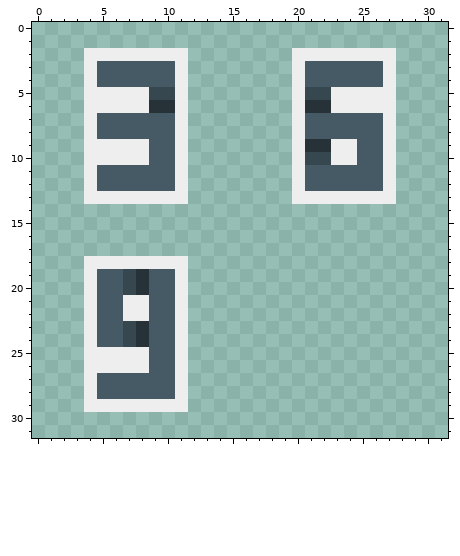
File history of a pixel-art sprite, res/levels/lvl3/npcs.png. This is how it looked before the edit.
The file is 32x32 pixels. Pixels under 10% opacity are left out.
After the commit:
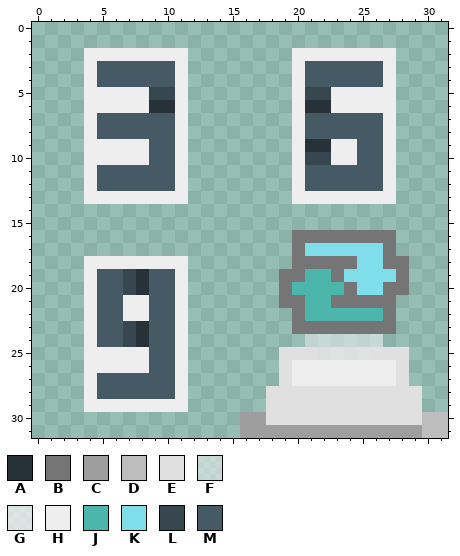
Palette (. is transparent): A #263238  B #757575  C #9e9e9e  D #bdbdbd  E #e0e0e0  F #eeeeee8f  G #eeeeeec9  H #eeeeee  J #4db6ac  K #80deea  L #37474f  M #455a64
Commit message: new npc type: world affect (rollback)
Diff:
y 16: x 20..27 ........ -> BBBBBBBB
y 17: x 20..27 ........ -> BKKKKKKB
y 18: x 20..28 ......... -> BBBBBKKBB
y 19: x 19..28 .......... -> BBJJBKKKKB
y 20: x 19..28 .......... -> BJJJJBKKBB
y 21: x 19..27 ......... -> BBJJBBBBB
y 22: x 20..27 ........ -> BJJJJJJB
y 23: x 20..27 ........ -> BBBBBBBB
y 24: x 21..26 ...... -> FFFFFF
y 25: x 19..28 .......... -> EEEGGGGEEE
y 26..27: x 19..28 .......... -> EHHHHHHHHE
y 28..29: x 18..29 ............ -> EEEEEEEEEEEE
y 30: x 16..31 ................ -> CCEEEEEEEEEEEEDD
y 31: x 16..31 ................ -> CCCCCCCCCCCCCCDD
